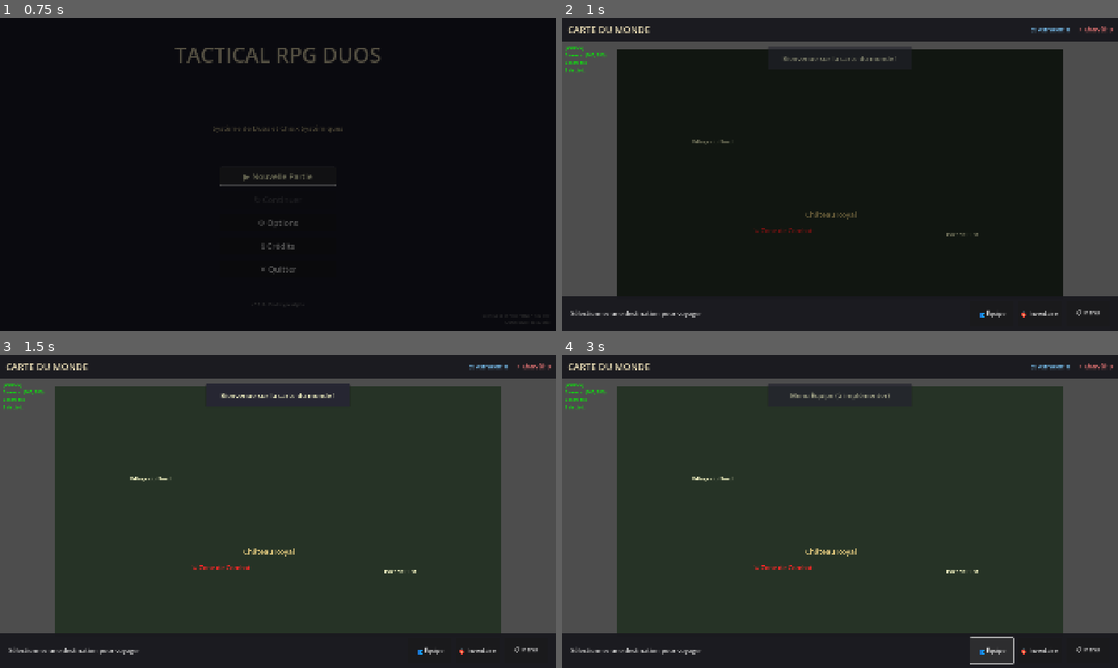
Above: before the commit, frames 1-4 (two rows, left to right).
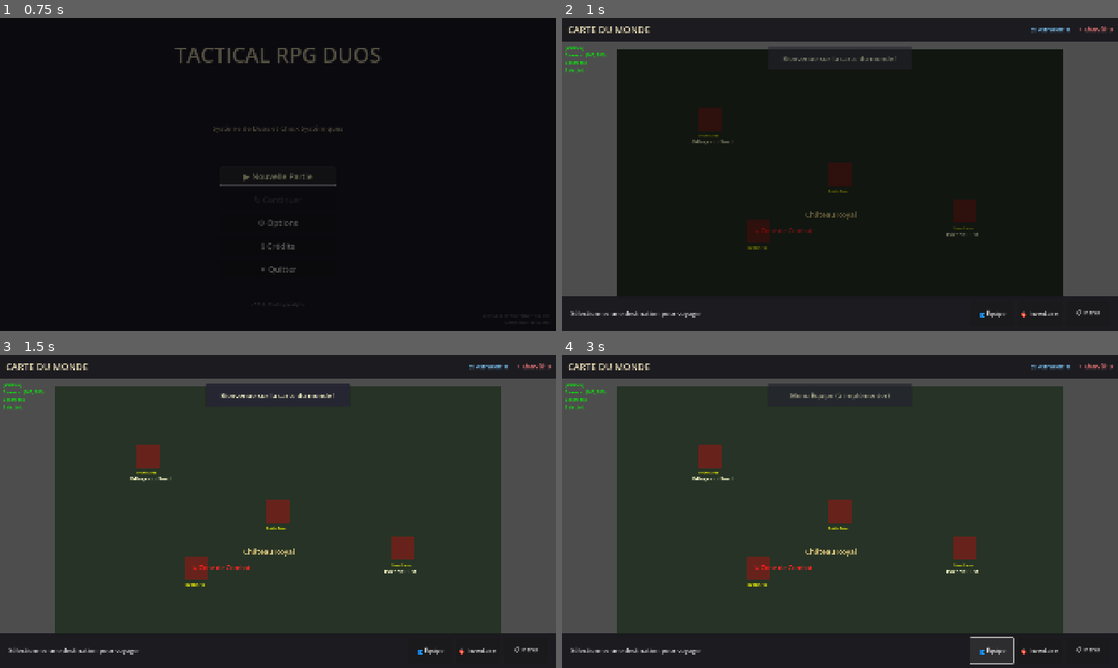
Above: after the commit, the same moments.

Repository: akrib/Duos
Game: Godot game, scene res://scenes/menu/main_menu.tscn
Same seed, same stepped clock (60 frames per second), same inputs: the game is played once before the commit and once after it.
Inputs:
- Up to frame 1 (0.75 s): click "▶ Nouvelle Partie" at 0.5 s
- Up to frame 2 (1 s): no input
- Up to frame 3 (1.5 s): click "▶ Nouvelle Partie" at 1.25 s
- Up to frame 4 (3 s): click "ℹ Crédits" at 2 s; click "👥 Équipe" at 2.75 s

Frame 1 is identical in both runs. In frame 2, 1.3% of the frame differs, in the area x 24-75%, y 28-74%; in frame 3, 1.3%; in frame 4, 1.3%.

Commit message:
Signed-off-by: BERTHAUD Sylvain <HJDH2226@ad-subs.w2k.francetelecom.fr>

Diff:
--- a/scenes/world/world_map.gd
+++ b/scenes/world/world_map.gd
@@ -43,6 +43,10 @@
 func _ready() -> void:
 	# Connexions aux événements
 	_connect_to_event_bus()
+
+		# AJOUT : Rendre les zones visibles en mode debug
+	if OS.is_debug_build():
+		_make_areas_visible()
 
 	# Afficher le mode debug si activé
 	debug_info.visible = OS.is_debug_build()
@@ -555,3 +559,22 @@
 	"""Nettoyage à la fermeture de la scène"""
 	EventBus.disconnect_all(self)
 	print("[WorldMap] Scène nettoyée")
+
+
+func _make_areas_visible() -> void:
+	"""Rend les zones cliquables visibles en mode debug"""
+	for area in [town1_area, castle_area, town2_area, battle_area]:
+		# Créer un ColorRect pour visualiser la zone
+		var visual = ColorRect.new()
+		visual.size = Vector2(100, 100)
+		visual.position = -visual.size / 2
+		visual.color = Color(1, 0, 0, 0.3)  # Rouge transparent
+		visual.mouse_filter = Control.MOUSE_FILTER_IGNORE  # Ne pas bloquer les clics
+		area.add_child(visual)
+
+		# Ajouter un label avec le nom
+		var label = Label.new()
+		label.text = area.name
+		label.position = Vector2(-50, 60)
+		label.add_theme_color_override("font_color", Color.YELLOW)
+		area.add_child(label)
